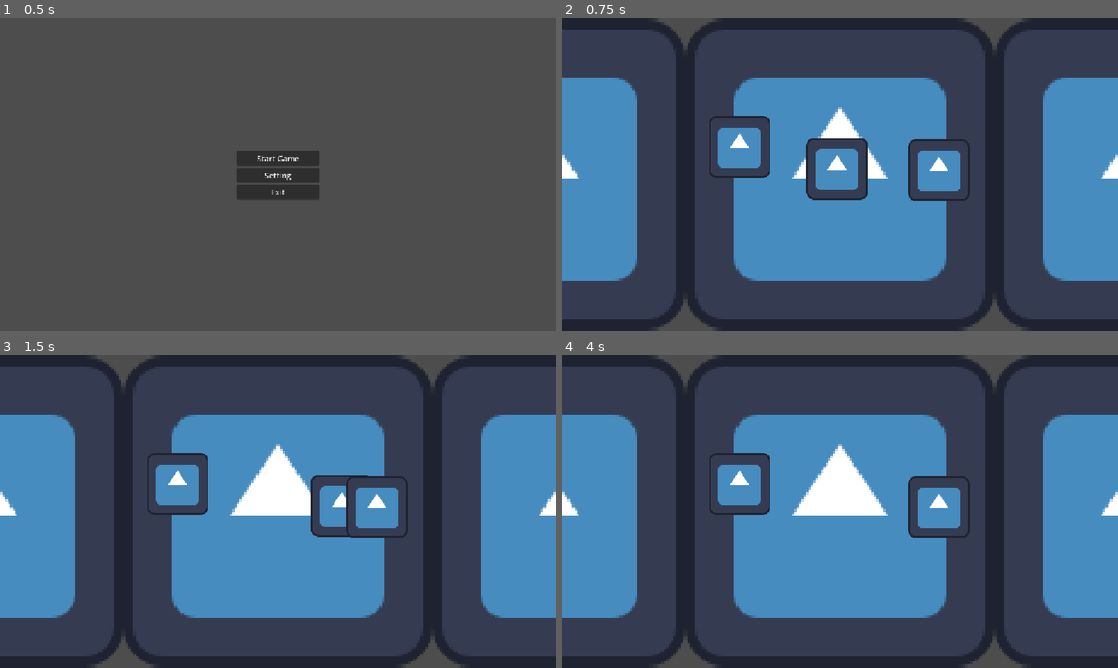
Above: before the commit, frames 1-4 (two rows, left to right).
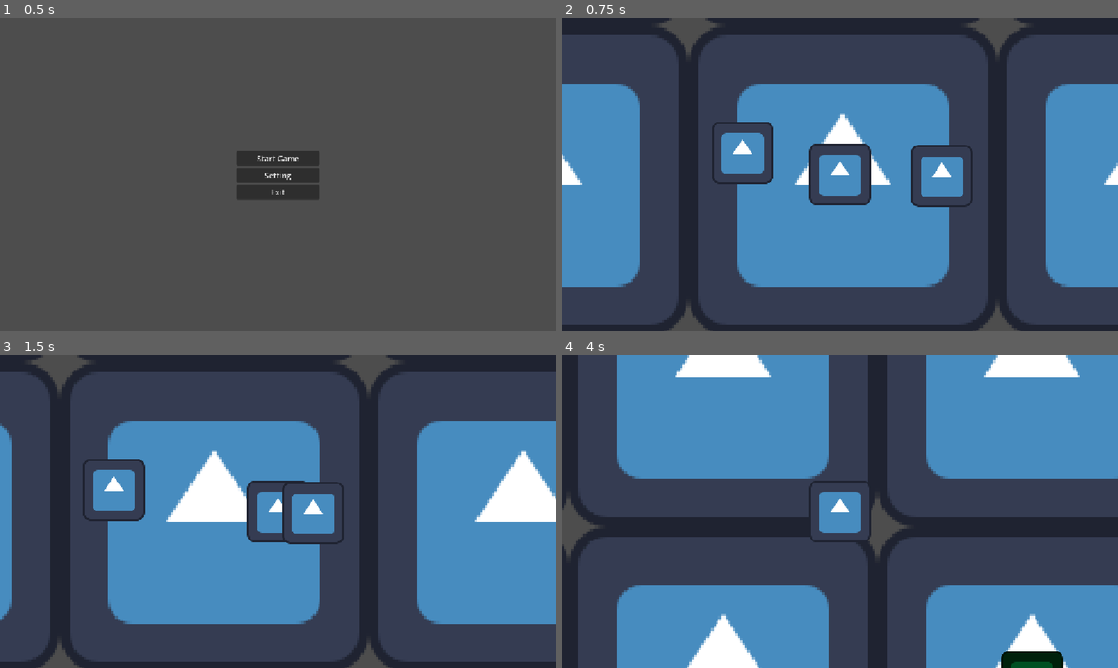
Above: after the commit, the same moments.

Repository: Yatagarasu163/Mini-Jame-Gam-59
Game: Godot game, scene res://Scenes/titlescreen.tscn
Two runs of this game, one before a commit and one after it. Both use one fixed random seed, a clock stepped at 60 frames per second and the inputs below. The engine's default icon, where the game draws it, is replaced by a stand-in: a white triangle on a blue panel in a dark square.
Inputs:
- Up to frame 1 (0.5 s): no input
- Up to frame 2 (0.75 s): click "Start Game" at 0.5 s
- Up to frame 3 (1.5 s): tap Enter at 1.25 s; hold D (move_right) from 1.28 s (still down); hold Space (mash_space) from 1.28 s (still down); tap E (interact) at 1.35 s
- Up to frame 4 (4 s): release D (move_right) at 2.03 s; release Space (mash_space) at 2.03 s; hold S (move_down) 2.03-2.78 s; tap Space (mash_space) at 2.1 s; tap E (interact) at 2.3, 2.85, 3.8 s; hold D (move_right) 2.78-3.53 s; hold Space (mash_space) 2.78-3.53 s; hold W (move_up) from 3.53 s (still down); tap F (mash_f) at 3.6 s

Frame 1 is identical in both runs. In frame 2, 13% of the frame differs, in the area x 0-100%, y 0-100%; in frame 3, 46%; in frame 4, 75%.

Commit message:
arranged file

Diff:
--- a/Code-y Bits/Game Manager.gd
+++ b/Code-y Bits/Game Manager.gd
@@ -16,6 +16,9 @@
 
 # Total score saved for meta-progression or shop upgrades
 var total_score: float = 0.0
+
+signal camera_shake(strength: float)
+signal zoom_camera(target_zoom: Vector2, duration: float)
 
 func _ready() -> void:
 	start_new_shift()
--- a/camera_zoom&shake.gd
+++ b/Code-y Bits/camera_zoom&shake.gd
@@ -33,6 +33,8 @@
 
 func _ready() -> void:
 	zoom = default_zoom
+	GameManager.zoom_camera.connect(zoom_camera)
+	GameManager.camera_shake.connect(shake_camera)
 
 func _unhandled_input(event: InputEvent) -> void:
 	if not enable_keyboard_testing:
--- a/Code-y Bits/factory_machine.gd
+++ b/Code-y Bits/factory_machine.gd
@@ -92,6 +92,7 @@
 
 
 func interact():
+	GameManager.zoom_camera.emit(Vector2.ONE * 1.5)
 	if machineActive == false:
 
 		if machineType == MachineType.CUTTER:
@@ -263,6 +264,7 @@
 
 func updateCuttingGame():
 	if Input.is_action_just_pressed(selectedKeys):
+		GameManager.camera_shake.emit(1.0)
 		currentPress += 1
 		cuttingProgressBar.value = currentPress
 		print(currentPress, "/", requiredPress)
@@ -272,6 +274,7 @@
 
 func updateCookingGame(delta):
 	if Input.is_action_pressed("mash_space"):
+		GameManager.camera_shake.emit(0.01)
 		temperature += heatingSpeed * delta
 	else:
 		temperature -= coolingSpeed * delta
@@ -297,6 +300,7 @@
 
 	if blendingStarted == false:
 		if Input.is_action_just_pressed ("mash_space") and playerInRange:
+			GameManager.camera_shake.emit(0.01)
 			blendingStarted = true
 			blendingLabel.text = "BLENDING....."
 			print(("Blending Started"))
@@ -310,6 +314,7 @@
 
 func updateBottlingGame(delta):
 	if Input.is_key_pressed(KEY_SPACE):
+		GameManager.camera_shake.emit(0.01)
 		bottleFill += bottleFillSpeed * delta
 		bottleFill = clamp(bottleFill, 0.0, 100.0)
 		ketchupFillBar.value = bottleFill
@@ -385,6 +390,7 @@
 
 func _on_interaction_area_body_exited(body: Node2D) -> void:
 	if body.name == "Player":
+		GameManager.zoom_camera.emit(Vector2.ONE)
 		playerInRange = false
 		body.get_node("Interaction").notNearMachine()
 
--- a/Code-y Bits/tomato_collection.gd
+++ b/Code-y Bits/tomato_collection.gd
@@ -39,6 +39,7 @@
 		collectTomato()
 
 func interact():
+	GameManager.zoom_camera.emit(Vector2.ONE * 1.5)
 	if isCollecting:
 		return
 
@@ -92,6 +93,7 @@
 		collectionProgressBar.visible = true
 
 func _on_interaction_area_body_exited(body: Node2D) -> void:
+	GameManager.zoom_camera.emit(Vector2.ONE)
 	if body.name == "Player":
 		playerInRange = false
 		body.get_node("Interaction").notNearMachine()
--- a/Prefabs/factory_room.tscn
+++ b/Prefabs/factory_room.tscn
@@ -3,12 +3,12 @@
 [ext_resource type="Script" uid="uid://bccd1dirt4kia" path="res://Code-y Bits/factory_room.gd" id="1_1daii"]
 [ext_resource type="Texture2D" uid="uid://dkeri6jbh726r" path="res://Sprites and Shid/icon.svg" id="1_dhrwc"]
 [ext_resource type="PackedScene" uid="uid://nwbor2efjgho" path="res://Prefabs/test_machine.tscn" id="3_25cia"]
-[ext_resource type="Texture2D" uid="uid://byhctff70fcey" path="res://Sprites and Shid/Key Press Sprite.png" id="4_o7em3"]
-[ext_resource type="Texture2D" uid="uid://bshqkhaufs6h6" path="res://Sprites and Shid/TemperatureBar(Thermometer).png" id="5_hktsf"]
-[ext_resource type="Texture2D" uid="uid://by0krry537rax" path="res://Sprites and Shid/TemperatureIndicator.png" id="6_0fg35"]
-[ext_resource type="Texture2D" uid="uid://bt6v5fmi3w3ah" path="res://Sprites and Shid/Space Press Sprite.png" id="9_0fg35"]
-[ext_resource type="Texture2D" uid="uid://drtjdv6c86ndb" path="res://Sprites and Shid/tomato empty no cap(1).png" id="9_krrug"]
-[ext_resource type="Texture2D" uid="uid://djpstemlbiyvm" path="res://Sprites and Shid/tomatoFilling(1).png" id="10_d5jih"]
+[ext_resource type="Texture2D" uid="uid://byhctff70fcey" path="res://Sprites and Shid/UI/Key Press Sprite.png" id="4_o7em3"]
+[ext_resource type="Texture2D" uid="uid://bshqkhaufs6h6" path="res://Sprites and Shid/UI/TemperatureBar(Thermometer).png" id="5_hktsf"]
+[ext_resource type="Texture2D" uid="uid://by0krry537rax" path="res://Sprites and Shid/UI/TemperatureIndicator.png" id="6_0fg35"]
+[ext_resource type="Texture2D" uid="uid://bt6v5fmi3w3ah" path="res://Sprites and Shid/UI/Space Press Sprite.png" id="9_0fg35"]
+[ext_resource type="Texture2D" uid="uid://drtjdv6c86ndb" path="res://Sprites and Shid/UI/tomato empty no cap(1).png" id="9_krrug"]
+[ext_resource type="Texture2D" uid="uid://djpstemlbiyvm" path="res://Sprites and Shid/UI/tomatoFilling(1).png" id="10_d5jih"]
 [ext_resource type="Script" uid="uid://lvcpmi2l4wa3" path="res://Code-y Bits/tomato_collection.gd" id="10_krrug"]
 
 [sub_resource type="CircleShape2D" id="CircleShape2D_d5jih"]
@@ -545,7 +545,6 @@
 modulate = Color(4.813075e-08, 0.5721783, 0.18850693, 1)
 
 [node name="TomatoCollection" type="Node2D" parent="." unique_id=1180580663 node_paths=PackedStringArray("collectionProgressBar", "freshTomato")]
-position = Vector2(-405, 199)
 script = ExtResource("10_krrug")
 collectionTime = 1.0
 collectionProgressBar = NodePath("TomatoCollectionProgressBar")
--- a/Prefabs/game_manager.tscn
+++ b/Prefabs/game_manager.tscn
@@ -1,15 +1,11 @@
 [gd_scene format=3 uid="uid://b6bccj6ig3ati"]
 
-[ext_resource type="Script" uid="uid://bolj4uupefdsd" path="res://camera_zoom&shake.gd" id="1_70yv6"]
-[ext_resource type="Script" uid="uid://cyejorknxrv5a" path="res://Game Manager.gd" id="1_smx3j"]
-[ext_resource type="Texture2D" uid="uid://dkeri6jbh726r" path="res://icon.svg" id="3_o2178"]
+[ext_resource type="Script" uid="uid://cyejorknxrv5a" path="res://Code-y Bits/Game Manager.gd" id="1_smx3j"]
+[ext_resource type="Texture2D" uid="uid://dkeri6jbh726r" path="res://Sprites and Shid/icon.svg" id="3_o2178"]
 
 [node name="Node2D" type="Node2D" unique_id=433224472]
 script = ExtResource("1_smx3j")
 
-[node name="Camera2D" type="Camera2D" parent="." unique_id=108978464]
-script = ExtResource("1_70yv6")
-
 [node name="Icon" type="Sprite2D" parent="." unique_id=696257973]
 position = Vector2(274, 149)
 texture = ExtResource("3_o2178")
--- a/Prefabs/player.tscn
+++ b/Prefabs/player.tscn
@@ -2,6 +2,7 @@
 
 [ext_resource type="Script" uid="uid://btfpctxdvtv5u" path="res://Code-y Bits/player_script.gd" id="1_y6xdh"]
 [ext_resource type="Texture2D" uid="uid://dkeri6jbh726r" path="res://Sprites and Shid/icon.svg" id="2_5wxv7"]
+[ext_resource type="Script" uid="uid://bolj4uupefdsd" path="res://Code-y Bits/camera_zoom&shake.gd" id="2_y5hcb"]
 
 [sub_resource type="CircleShape2D" id="CircleShape2D_op1xx"]
 
@@ -23,10 +24,12 @@
 script = ExtResource("1_y6xdh")
 _speed = 1000.0
 
+[node name="Camera2D" type="Camera2D" parent="." unique_id=949080167]
+script = ExtResource("2_y5hcb")
+enable_keyboard_testing = false
+
 [node name="CollisionShape2D" type="CollisionShape2D" parent="." unique_id=1723264578]
 shape = SubResource("CircleShape2D_op1xx")
-
-[node name="Camera2D" type="Camera2D" parent="." unique_id=65481844]
 
 [node name="AnimatedSprite2D" type="AnimatedSprite2D" parent="." unique_id=868950767]
 sprite_frames = SubResource("SpriteFrames_op1xx")
--- a/Scenes/main_game.tscn
+++ b/Scenes/main_game.tscn
@@ -7,6 +7,7 @@
 [ext_resource type="Script" uid="uid://brw3klbb2dtxv" path="res://Code-y Bits/Health.gd" id="4_mgc0q"]
 [ext_resource type="Script" uid="uid://bij4x7ec50bix" path="res://Code-y Bits/machineInteraction.gd" id="5_6y7pd"]
 [ext_resource type="PackedScene" uid="uid://cvrejer7q53ep" path="res://Prefabs/test_enemy.tscn" id="7_6y7pd"]
+[ext_resource type="AudioStream" uid="uid://btgp0hlupepva" path="res://Johny Grimes - The Return Of The King (freetouse.com).mp3" id="8_6y7pd"]
 
 [node name="Main Game" type="Node2D" unique_id=425826221]
 
@@ -31,3 +32,8 @@
 
 [node name="TestEnemy" parent="." unique_id=1308011806 instance=ExtResource("7_6y7pd")]
 position = Vector2(205, -9)
+
+[node name="Music" type="AudioStreamPlayer" parent="." unique_id=533744617]
+stream = ExtResource("8_6y7pd")
+autoplay = true
+bus = &"Music"
--- a/project.godot
+++ b/project.godot
@@ -19,7 +19,6 @@
 
 GameManager="*uid://cyejorknxrv5a"
 GlobalWorldEnvironment="*uid://c1mxsmvbxpo7"
-CameraZoom_shake="*uid://bolj4uupefdsd"
 
 [display]
 
Not shown, added: Can You Ketchup Theme Song.mp3.import
Renamed: camera_zoom&shake.gd.uid -> Code-y Bits/camera_zoom&shake.gd.uid
Renamed: Sprites and Shid/Key Press Sprite.png -> Sprites and Shid/UI/Key Press Sprite.png
Not shown, changed: Sprites and Shid/UI/Key Press Sprite.png.import
Renamed: Sprites and Shid/Space Press Sprite.png -> Sprites and Shid/UI/Space Press Sprite.png
Not shown, changed: Sprites and Shid/UI/Space Press Sprite.png.import
Renamed: Sprites and Shid/TemperatureBar(Thermometer).png -> Sprites and Shid/UI/TemperatureBar(Thermometer).png
Not shown, changed: Sprites and Shid/UI/TemperatureBar(Thermometer).png.import
Renamed: Sprites and Shid/TemperatureIndicator.png -> Sprites and Shid/UI/TemperatureIndicator.png
Not shown, changed: Sprites and Shid/UI/TemperatureIndicator.png.import
Renamed: Sprites and Shid/tomato empty no cap(1).png -> Sprites and Shid/UI/tomato empty no cap(1).png
Not shown, changed: Sprites and Shid/UI/tomato empty no cap(1).png.import
(and 9 more such lines)
